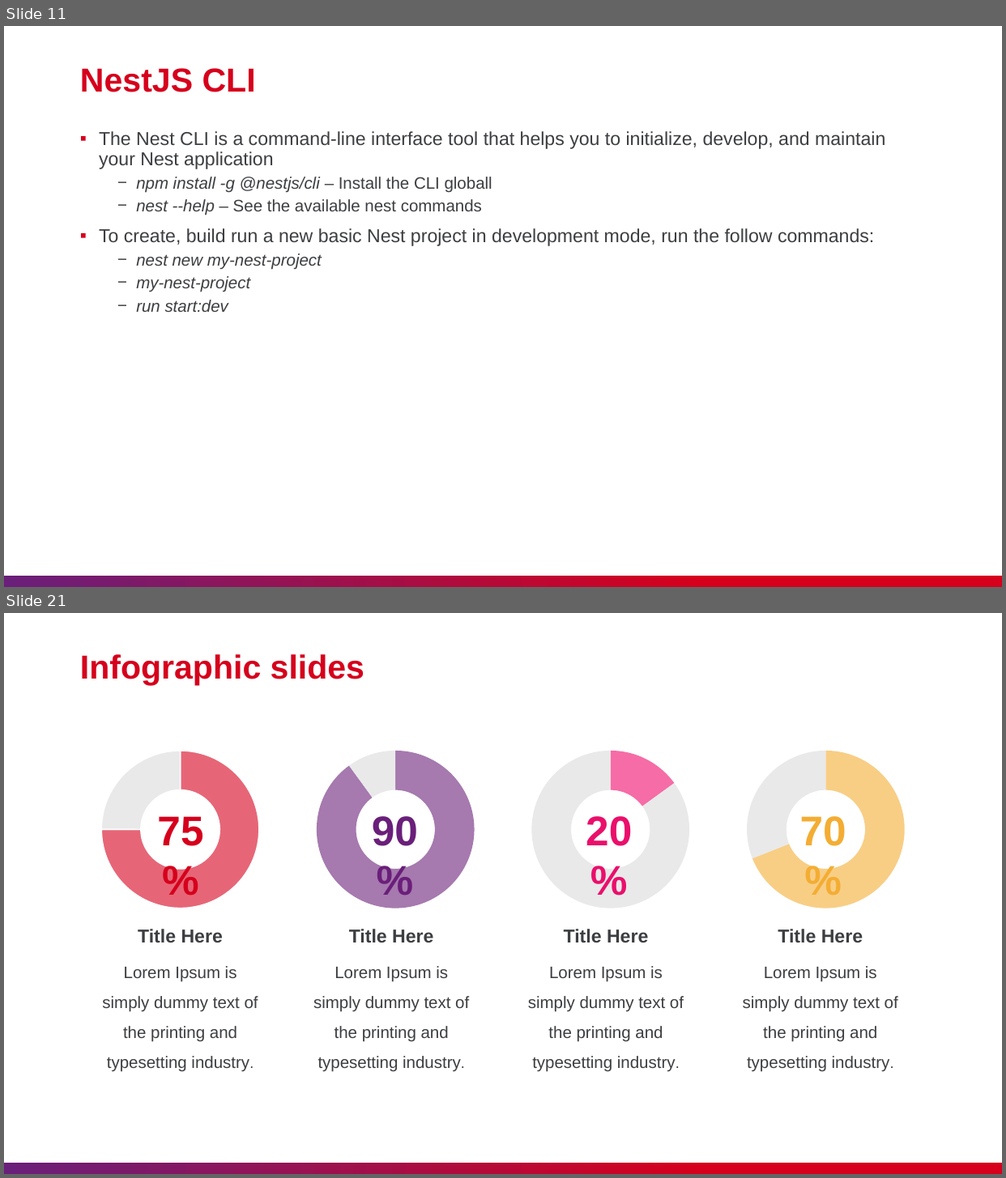
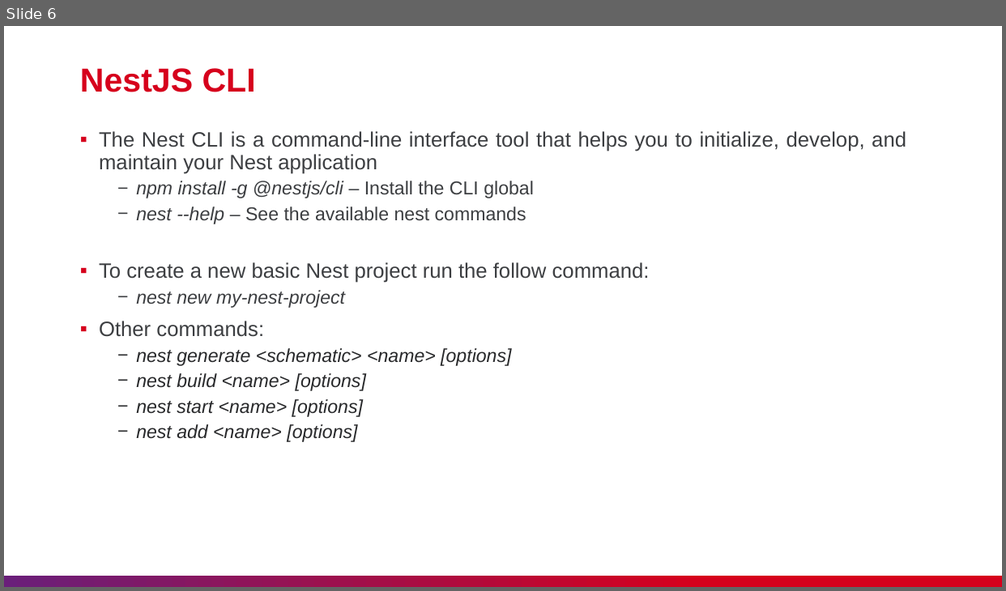
Before and after one commit to nashtech-garage/nodejs-nestjs-training, a slide deck: slide/NT_NestJS_Training.pptx. Shown one above the other, each under a label of ours: slides 11 and 21 before the commit, slide 6 after it; the slides between them are not shown. The pictures are 1006x1178 and 1006x591 pixels, drawn with LibreOffice and Linux fonts; fonts in the diff are those of the drawing. Boxes give left, top, right and bottom in pixels: in the first picture for what was removed or moved away, otherwise in the second. Text is boxed around its words. In the diff, an @@ line names an element or a change of style, - is before the commit and + after.

Commit message:
[Add] Authorization,  Global exception handler
* add global exception handler

* update error handler

* Mod .md file and add slide

* add authorization for controller

---------

```diff
--- a/slide/NT_NestJS_Training.pptx
+++ b/slide/NT_NestJS_Training.pptx
@@ slide 21 removed at box(4, 613, 1002, 1174), background #FFFFFF; not listed: 1 template element that a slide beside it also shows @@
@@ title removed at box(80, 654, 364, 685) @@
-Infographic slides
@@ doughnut chart removed at box(87, 740, 275, 918) @@
-categories: 1, 2
-Series 1: 75, 25, -, -
@@ doughnut chart removed at box(301, 740, 489, 918) @@
-categories: 1, 2
-Series 1: 90, 10, -, -
@@ doughnut chart removed at box(517, 740, 705, 918) @@
-categories: 1, 2
-Series 1: 15, 85, -, -
@@ doughnut chart removed at box(731, 740, 919, 918) @@
-categories: 1, 2
-Series 1: 69, 31, -, -
@@ text removed at box(157, 816, 203, 846) @@
-75%
@@ text removed at box(372, 816, 418, 846) @@
-90%
@@ text removed at box(586, 816, 632, 846) @@
-20%
@@ text removed at box(800, 816, 846, 846) @@
-70%
@@ text removed at box(138, 929, 223, 943) @@
-Title Here
@@ text removed at box(349, 929, 433, 943) @@
-Title Here
@@ text removed at box(564, 929, 648, 943) @@
-Title Here
@@ text removed at box(778, 929, 863, 943) @@
-Title Here
@@ text removed at box(102, 966, 258, 1072) @@
-Lorem Ipsum is simply dummy text of the printing and typesetting industry.
@@ text removed at box(313, 966, 469, 1072) @@
-Lorem Ipsum is simply dummy text of the printing and typesetting industry.
@@ text removed at box(528, 966, 684, 1072) @@
-Lorem Ipsum is simply dummy text of the printing and typesetting industry.
@@ text removed at box(743, 966, 898, 1072) @@
-Lorem Ipsum is simply dummy text of the printing and typesetting industry.
@@ what was slide 11 is now slide 6 @@
@@ slide 6 changed as well @@
@@ text at box(99, 131, 906, 308): size 18 to 20 pt in "The Nest CLI is a command-line interface ..."; size 16 to 18 pt in "nest --help – See the available nest ...", "nest new my-nest-project"; alignment left to justified @@
@@ text at box(136, 181, 534, 199): text changed; size 16 to 18 pt @@
-  − npm install -g @nestjs/cli – Install the CLI globall
+  − npm install -g @nestjs/cli – Install the CLI global
@@ text at box(99, 263, 650, 283): text changed; size 18 to 20 pt @@
-▪ To create, build run a new basic Nest project in development mode, run the follow commands:
+▪ To create a new basic Nest project run the follow command:
@@ text at box(99, 321, 511, 442): text changed; size 16 to 18 pt; text colour #3C3E41 to #28292B @@
-  − my-nest-project
-  − run start:dev
+▪ Other commands:
+  − nest generate <schematic> <name> [options]
+  − nest build <name> [options]
+  − nest start <name> [options]
+  − nest add <name> [options]
```
Also in this commit, not shown: 4 other slides changed, 26 slides added, 25 other slides removed, 7 other files.
